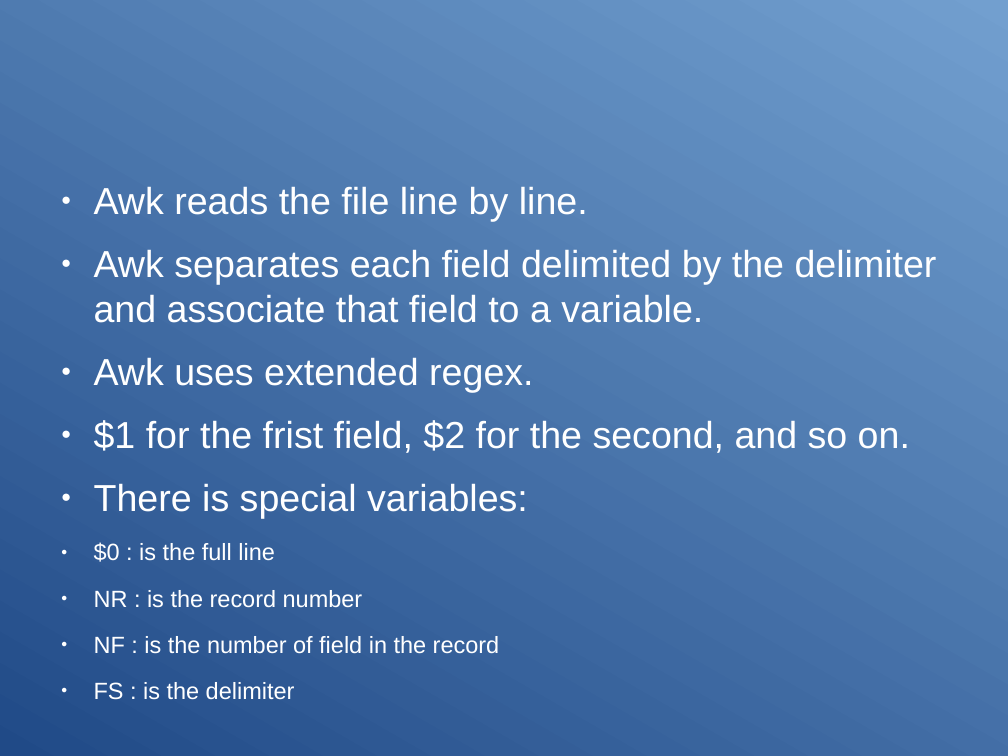
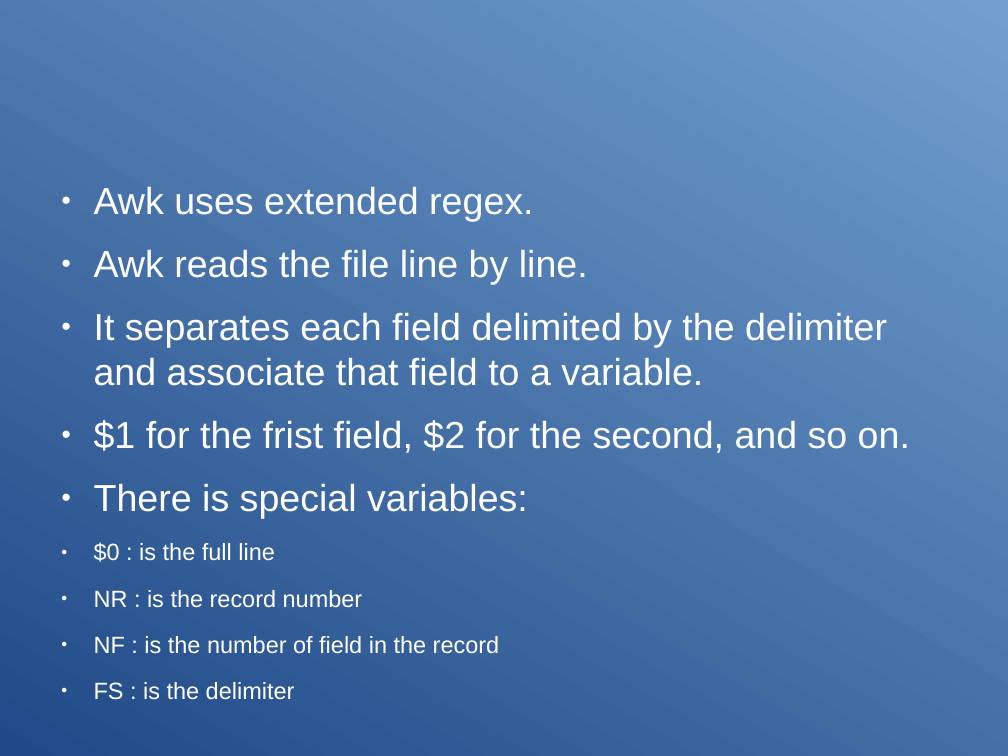
Before and after one commit to Clibre/An-introduction-to-bash, a slide deck: slide 66 of presentation.odp. Drawn at 1008x756 pixels with LibreOffice and Linux fonts; fonts in the diff are those of the drawing. Boxes give left, top, right and bottom in pixels: in the first picture for what was removed or moved away, otherwise in the second. Text is boxed around its words. In the diff, an @@ line names an element or a change of style, - is before the commit and + after.

Commit message:
fin des slides sur awk

```diff
--- a/presentation.odp
+++ b/presentation.odp
@@ text at (94, 186, 533, 221): paragraph added @@
+● Awk uses extended regex.
@@ text at (94, 312, 887, 386): text changed @@
-● Awk separates each field delimited by the delimiter and associate that field to a variable.
-● Awk uses extended regex.
+● It separates each field delimited by the delimiter and associate that field to a variable.
```
Also in this commit, not shown: 1 other slide changed, 4 slides added, 3 other files.
